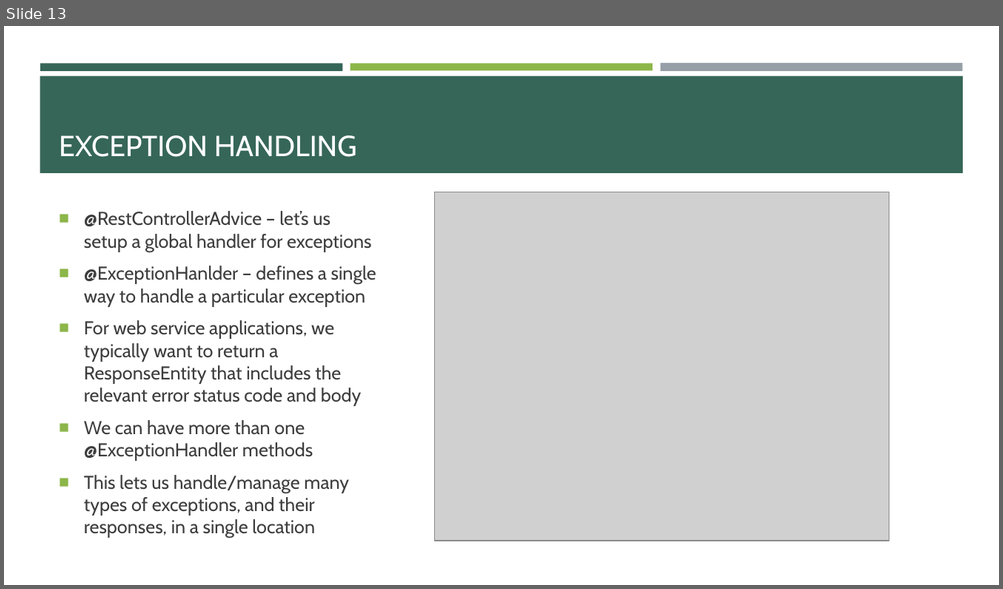
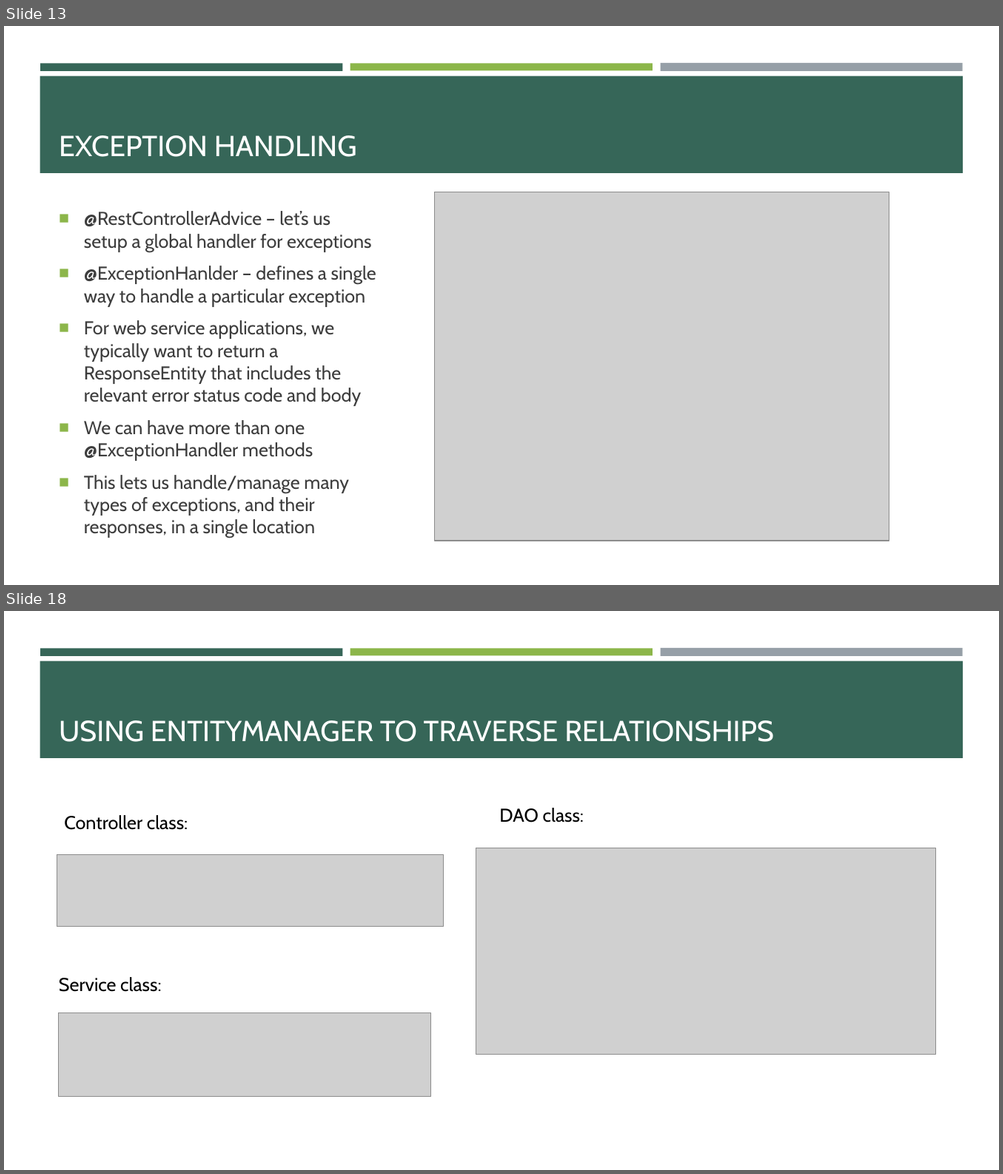
Before and after one commit to e-m-wilson/java-fs, a slide deck: Week_6/02_Hibernate_JPA_&_REST.pptx. Shown one above the other, each under a label of ours: slide 13 before the commit, slides 13 and 18 after it; the slides between them are not shown. The pictures are 1003x589 and 1003x1174 pixels, drawn with LibreOffice and Linux fonts; fonts in the diff are those of the drawing; grey boxes stand for pictures. Boxes give left, top, right and bottom in pixels: in the first picture for what was removed or moved away, otherwise in the second. Text is boxed around its words. In the diff, an @@ line names an element or a change of style, - is before the commit and + after.

```diff
--- a/Week_6/02_Hibernate_JPA_&_REST.pptx
+++ b/Week_6/02_Hibernate_JPA_&_REST.pptx
@@ slide 18 added at (x1=4, y1=611, x2=999, y2=1170), background #FFFFFF; not listed: 4 template elements that a slide beside it also shows @@
@@ title added at (x1=59, y1=721, x2=774, y2=742), 28 pt, text #FFFFFF @@
+USING ENTITYMANAGER TO TRAVERSE RELATIONSHIPS
@@ text added at (x1=499, y1=808, x2=583, y2=823), 18 pt, text #000000 @@
+DAO class:
@@ text added at (x1=64, y1=815, x2=188, y2=830), 18 pt, text #000000 @@
+Controller class:
@@ picture added at (x1=476, y1=849, x2=936, y2=1055) @@
@@ picture added at (x1=57, y1=855, x2=444, y2=925) @@
@@ text added at (x1=59, y1=977, x2=161, y2=992), 18 pt, text #000000 @@
+Service class:
@@ picture added at (x1=59, y1=1013, x2=431, y2=1097) @@
```
Also in this commit, not shown: 1 slide changed, 18 other slides added, 1 other file.
